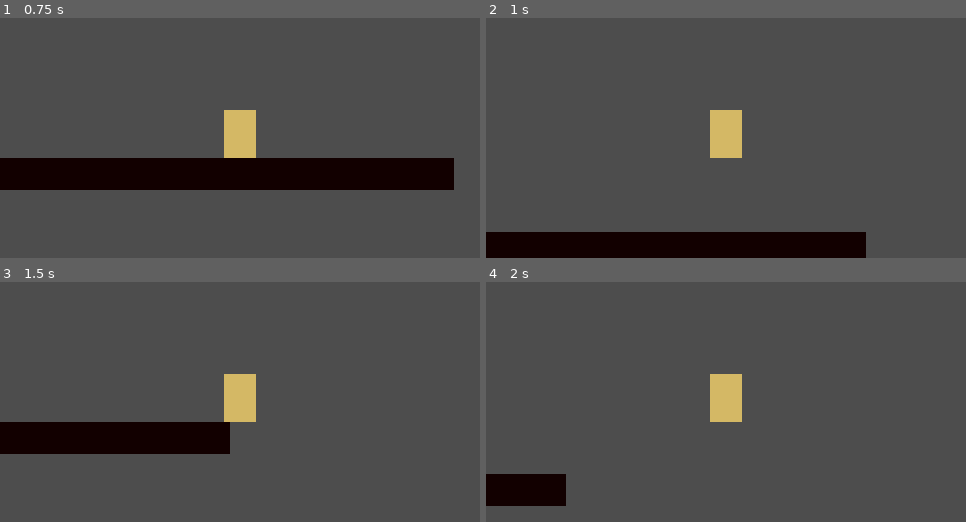
Above: before the commit, frames 1-4 (two rows, left to right).
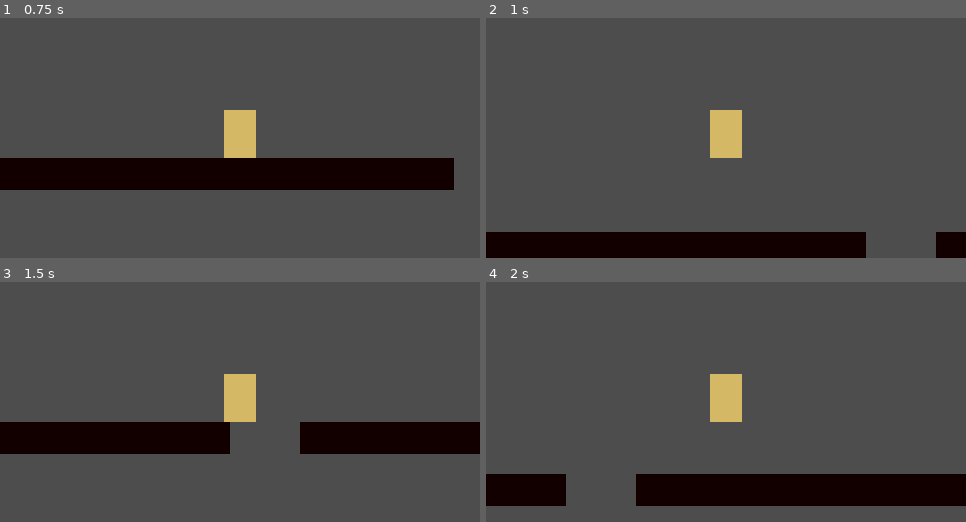
Above: after the commit, the same moments.

Repository: walle1911/DoomFist-2D
Game: Godot game, scene res://scenes/levels/Level_Graybox.tscn
Same seed, same stepped clock (60 frames per second), same inputs: the game is played once before the commit and once after it. The project has no main scene, so this scene is started directly.
Inputs:
- Up to frame 1 (0.75 s): tap Enter at 0.5 s; hold D (move_right) from 0.53 s (still down)
- Up to frame 2 (1 s): keep holding D (move_right); tap Space (jump) at 0.77 s
- Up to frame 3 (1.5 s): keep holding D (move_right)
- Up to frame 4 (2 s): keep holding D (move_right); tap Space (jump) at 1.52 s

Frame 1 is identical in both runs. In frame 2, 0.7% of the frame differs, in the area x 93-100%, y 89-100%; in frame 3, 5.0%; in frame 4, 9.2%, in the area x 31-100%, y 80-94%.

Commit message:
Add checkpoint respawn

Diff:
--- a/scenes/levels/Level_Graybox.tscn
+++ b/scenes/levels/Level_Graybox.tscn
@@ -3,6 +3,7 @@
 [ext_resource type="PackedScene" uid="uid://sb870pah3x7m" path="res://scenes/player/Player.tscn" id="1_4w1n6"]
 [ext_resource type="PackedScene" uid="uid://bkbwwqtml01f2" path="res://scenes/objects/KillZone.tscn" id="2_2jchf"]
 [ext_resource type="Script" uid="uid://c3v8o31lkynad" path="res://scripts/objects/KillZone.gd" id="3_ak5w2"]
+[ext_resource type="PackedScene" uid="uid://dfprpwoxlt6hb" path="res://scenes/objects/Checkpoint.tscn" id="4_fv3v4"]
 
 [sub_resource type="RectangleShape2D" id="RectangleShape2D_2jchf"]
 size = Vector2(480, 32)
@@ -19,6 +20,16 @@
 color = Color(0.07058824, 0, 0, 1)
 polygon = PackedVector2Array(-240, -16, 240, -16, 240, 16, -240, 16)
 
+[node name="Floor2" type="StaticBody2D" parent="." unique_id=535969239]
+position = Vector2(550, 16)
+
+[node name="CollisionShape2D" type="CollisionShape2D" parent="Floor2" unique_id=793917575]
+shape = SubResource("RectangleShape2D_2jchf")
+
+[node name="Polygon2D" type="Polygon2D" parent="Floor2" unique_id=143647175]
+color = Color(0.07058824, 0, 0, 1)
+polygon = PackedVector2Array(-240, -16, 240, -16, 240, 16, -240, 16)
+
 [node name="Player" parent="." unique_id=14284688 instance=ExtResource("1_4w1n6")]
 position = Vector2(0, -20)
 move_speed = 300.0
@@ -26,3 +37,6 @@
 [node name="KillZone" parent="." unique_id=388575701 instance=ExtResource("2_2jchf")]
 position = Vector2(-20, 63)
 script = ExtResource("3_ak5w2")
+
+[node name="Checkpoint" parent="." unique_id=167871073 instance=ExtResource("4_fv3v4")]
+position = Vector2(423, -24)
--- a/scenes/objects/Checkpoint.tscn
+++ b/scenes/objects/Checkpoint.tscn
@@ -1,3 +1,17 @@
-[gd_scene format=3 uid="uid://cxn56i0qhjkud"]
+[gd_scene format=3 uid="uid://dfprpwoxlt6hb"]
 
-[node name="Checkpoint" type="Node2D" unique_id=10828988]
+[ext_resource type="Script" uid="uid://c1rqg6dnyddmu" path="res://scripts/objects/Checkpoint.gd" id="1_62y4j"]
+
+[sub_resource type="RectangleShape2D" id="RectangleShape2D_s10ml"]
+size = Vector2(24, 48)
+
+[node name="Checkpoint" type="Area2D" unique_id=167871073]
+script = ExtResource("1_62y4j")
+
+[node name="CollisionShape2D" type="CollisionShape2D" parent="." unique_id=331334479]
+shape = SubResource("RectangleShape2D_s10ml")
+
+[node name="Polygon2D" type="Polygon2D" parent="." unique_id=1691838006]
+
+[node name="SpawnPoint" type="Marker2D" parent="." unique_id=1693773872]
+position = Vector2(0, -20)
--- a/scripts/objects/Checkpoint.gd
+++ b/scripts/objects/Checkpoint.gd
@@ -1,11 +1,10 @@
-extends Node
+extends Area2D
 
+@onready var spawn_point: Marker2D = $SpawnPoint
 
-# Called when the node enters the scene tree for the first time.
 func _ready() -> void:
-	pass # Replace with function body.
+	body_entered.connect(_on_body_entered)
 
-
-# Called every frame. 'delta' is the elapsed time since the previous frame.
-func _process(delta: float) -> void:
-	pass
+func _on_body_entered(body: Node) -> void:
+	if body.has_method("set_checkpoint"):
+		body.set_checkpoint(spawn_point.global_position)
--- a/scripts/player/PlayerController.gd
+++ b/scripts/player/PlayerController.gd
@@ -86,6 +86,11 @@
 		keyboard_direction += 1.0
 	return keyboard_direction
 
+#回到复活点
 func respawn() -> void:
 	global_position = spawn_position
 	velocity = Vector2.ZERO
+
+#更新复活点
+func set_checkpoint(pos: Vector2) -> void:
+	spawn_position = pos
